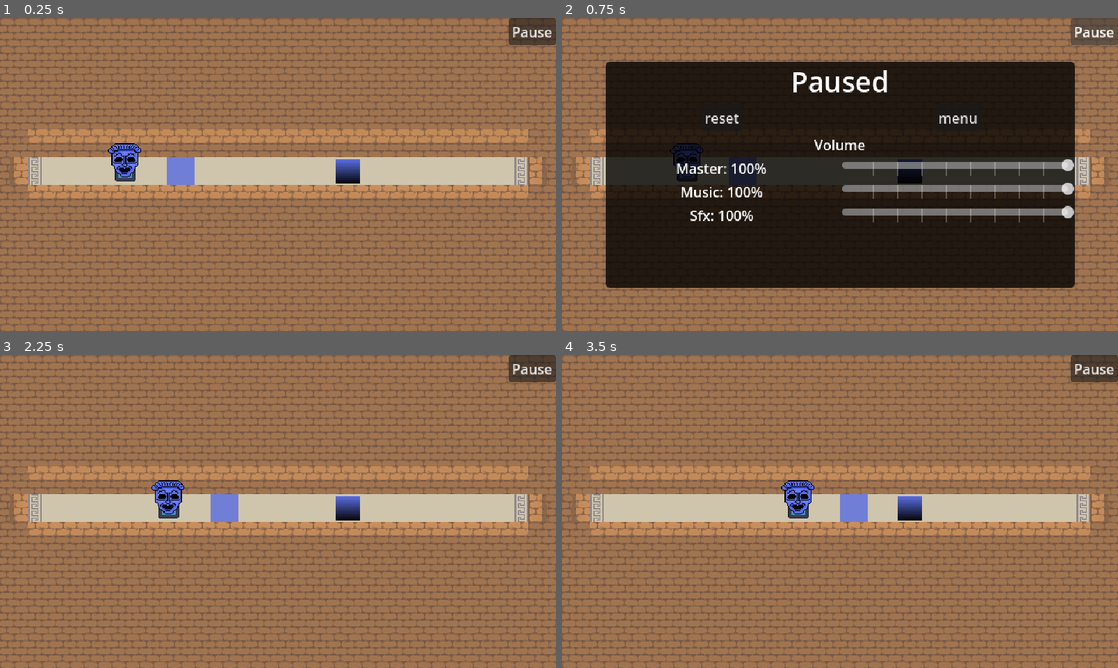
Above: before the commit, frames 1-4 (two rows, left to right).
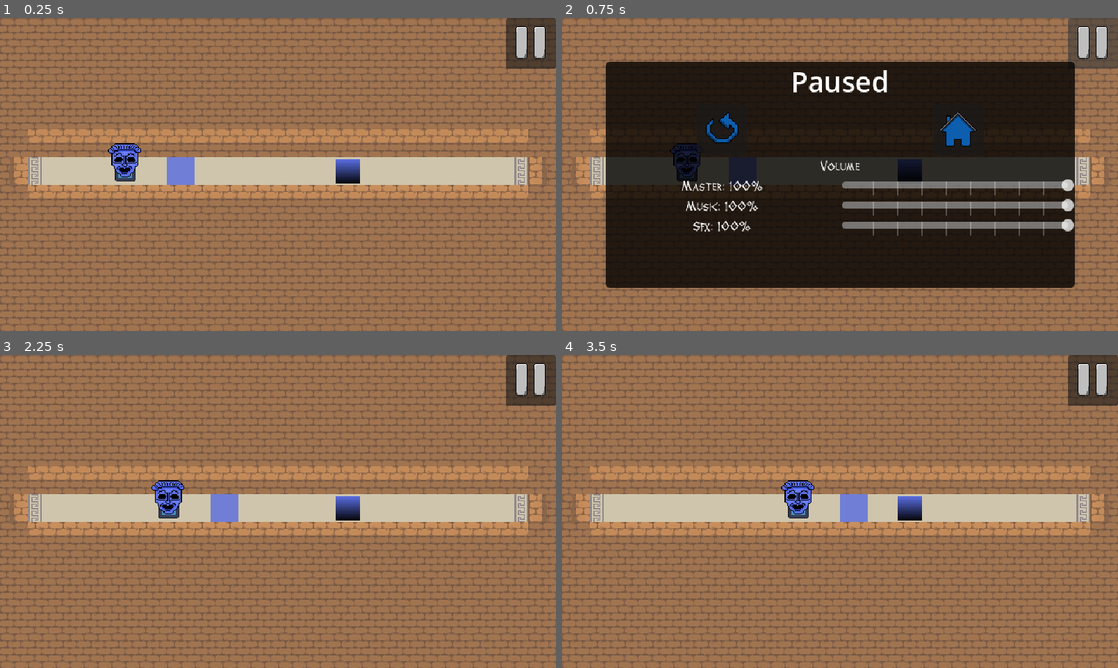
Above: after the commit, the same moments.

Repository: Steaf23/GMTK2023
Game: Godot game, scene res://Scenes/level_switcher.tscn
Two runs of this game, one before a commit and one after it. Both use one fixed random seed, a clock stepped at 60 frames per second and the inputs below. The engine's default icon, where the game draws it, is replaced by a stand-in: a white triangle on a blue panel in a dark square.
Inputs (mouse positions are in pixels of both pictures, inside the frame that each line leads up to; where the layout moved, square brackets give the same spot in the first picture):
- Up to frame 1 (0.25 s): no input
- Up to frame 2 (0.75 s): click (1090, 43) [1095, 30] at 0.5 s
- Up to frame 3 (2.25 s): click (161, 467) [161, 455] at 1.25 s; tap Enter (turn) at 2 s; move the mouse to (122, 508) at 2.02 s; press the mouse at (122, 508) at 2.03 s; hold D from 2.03 s (still down)
- Up to frame 4 (3.5 s): tap Space at 2.27, 2.75, 3.02 s; move the mouse to (728, 527) at 2.77 s; release D at 2.78 s; release the mouse at (728, 527) at 2.78 s; hold S from 2.78 s (still down); tap Enter (turn) at 2.85 s

The runs differ from the first frame. In frame 1, 1.0% of the frame differs, in the area x 91-100%, y 0-17%; in frame 2, 8.0%, in the area x 20-100%, y 0-70%; in frame 3, 1.0%; in frame 4, 1.0%.

Commit message:
Theme & Icons added
Themes & Icons added to GUI

Diff:
--- /dev/null
+++ b/Assets/Art/Theme.tres
@@ -0,0 +1,6 @@
+[gd_resource type="Theme" load_steps=2 format=3 uid="uid://440fxefn6h2"]
+
+[ext_resource type="FontFile" uid="uid://df36fv5ivuth4" path="res://Assets/Thor.ttf" id="1_fg78p"]
+
+[resource]
+default_font = ExtResource("1_fg78p")
--- a/Scenes/gui.tscn
+++ b/Scenes/gui.tscn
@@ -1,7 +1,11 @@
-[gd_scene load_steps=5 format=3 uid="uid://bajte0ibhll8v"]
+[gd_scene load_steps=9 format=3 uid="uid://bajte0ibhll8v"]
 
 [ext_resource type="Script" path="res://Scenes/gui.gd" id="1_hntvv"]
+[ext_resource type="Texture2D" uid="uid://sccxoktjhgy7" path="res://Assets/Art/Pause Button.png" id="2_86vyh"]
 [ext_resource type="PackedScene" uid="uid://ux1lgkuk6mvl" path="res://SoundManager/volume_settings.tscn" id="2_qt66y"]
+[ext_resource type="Texture2D" uid="uid://bao3dig6qrf15" path="res://Assets/Art/Reset.png" id="3_ers5a"]
+[ext_resource type="Texture2D" uid="uid://bk4828vccc426" path="res://Assets/Art/Menu Button.png" id="4_dswpd"]
+[ext_resource type="Theme" uid="uid://440fxefn6h2" path="res://Assets/Art/Theme.tres" id="6_viggc"]
 
 [sub_resource type="StyleBoxFlat" id="StyleBoxFlat_xopl2"]
 bg_color = Color(0, 0, 0, 0.780392)
@@ -25,8 +29,7 @@
 offset_bottom = 8.0
 grow_horizontal = 0
 focus_mode = 0
-text = "Pause
-"
+icon = ExtResource("2_86vyh")
 
 [node name="PauseMenu" type="MarginContainer" parent="."]
 visible = false
@@ -59,15 +62,16 @@
 [node name="Reset" type="Button" parent="PauseMenu/VBoxContainer/HBoxContainer"]
 layout_mode = 2
 size_flags_horizontal = 6
-text = "reset"
+icon = ExtResource("3_ers5a")
 
 [node name="Home" type="Button" parent="PauseMenu/VBoxContainer/HBoxContainer"]
 layout_mode = 2
 size_flags_horizontal = 6
-text = "menu"
+icon = ExtResource("4_dswpd")
 
 [node name="VolumeSettings" parent="PauseMenu/VBoxContainer" instance=ExtResource("2_qt66y")]
 layout_mode = 2
+theme = ExtResource("6_viggc")
 
 [connection signal="pressed" from="Button" to="." method="_on_button_pressed"]
 [connection signal="pressed" from="PauseMenu/VBoxContainer/HBoxContainer/Reset" to="." method="_on_reset_pressed"]
Binary file added: Assets/Art/Menu Button.png
Binary file added: Assets/Art/Pause Button.png
Binary file added: Assets/Art/Reset.png
